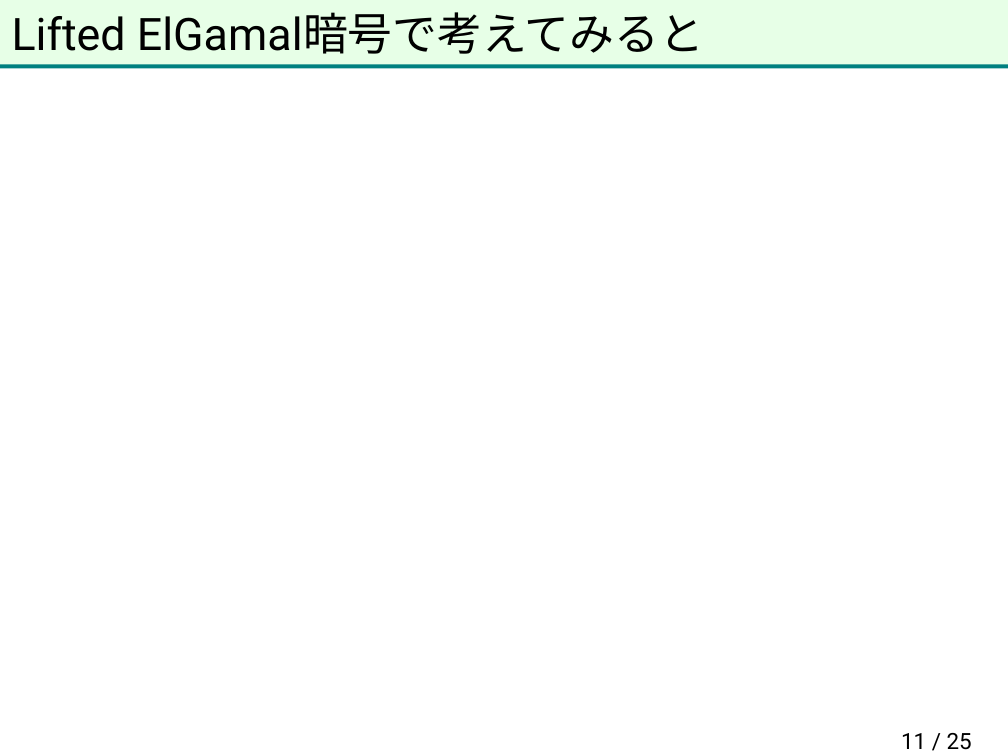
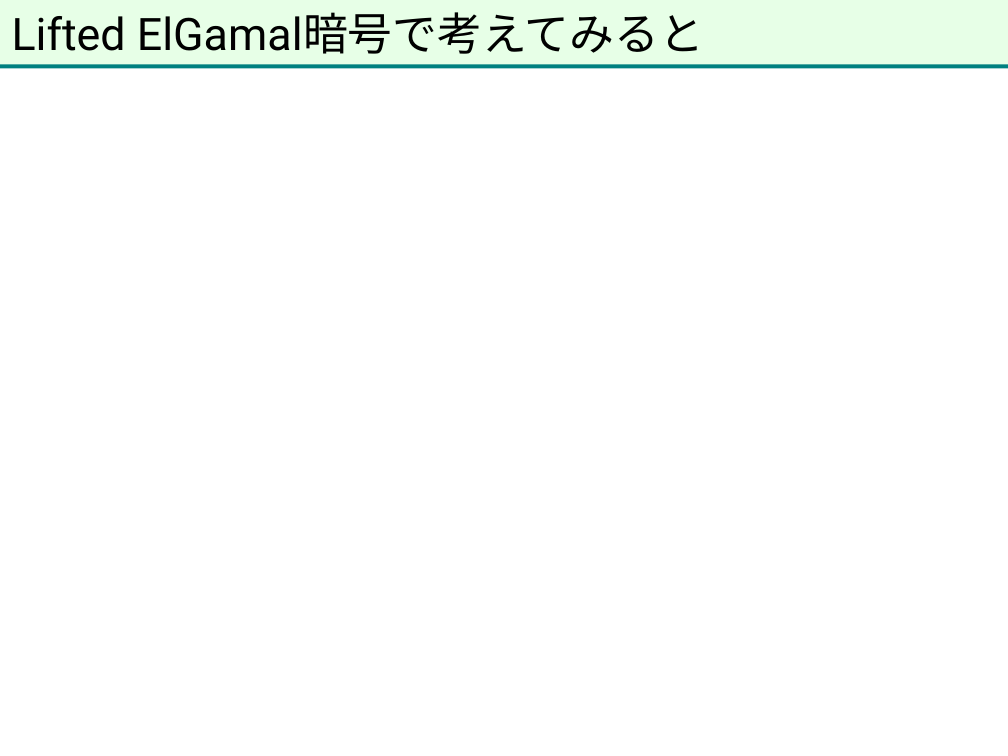
Before and after one commit to herumi/anninbon, a slide deck: slide 12 of lec/anninbon13.pptx (slide 11 before the commit). Drawn at 1008x756 pixels with LibreOffice and Linux fonts; fonts in the diff are those of the drawing; background and template pictures are left out. Boxes give left, top, right and bottom in pixels: in the first picture for what was removed or moved away, otherwise in the second. Text is boxed around its words. In the diff, an @@ line names an element or a change of style, - is before the commit and + after.

```diff
--- a/lec/anninbon13.pptx
+++ b/lec/anninbon13.pptx
@@ page number removed at (901,733,972,750) @@
-11 / 25
```
Also in this commit, not shown: 9 other slides changed, 8 slides added.
